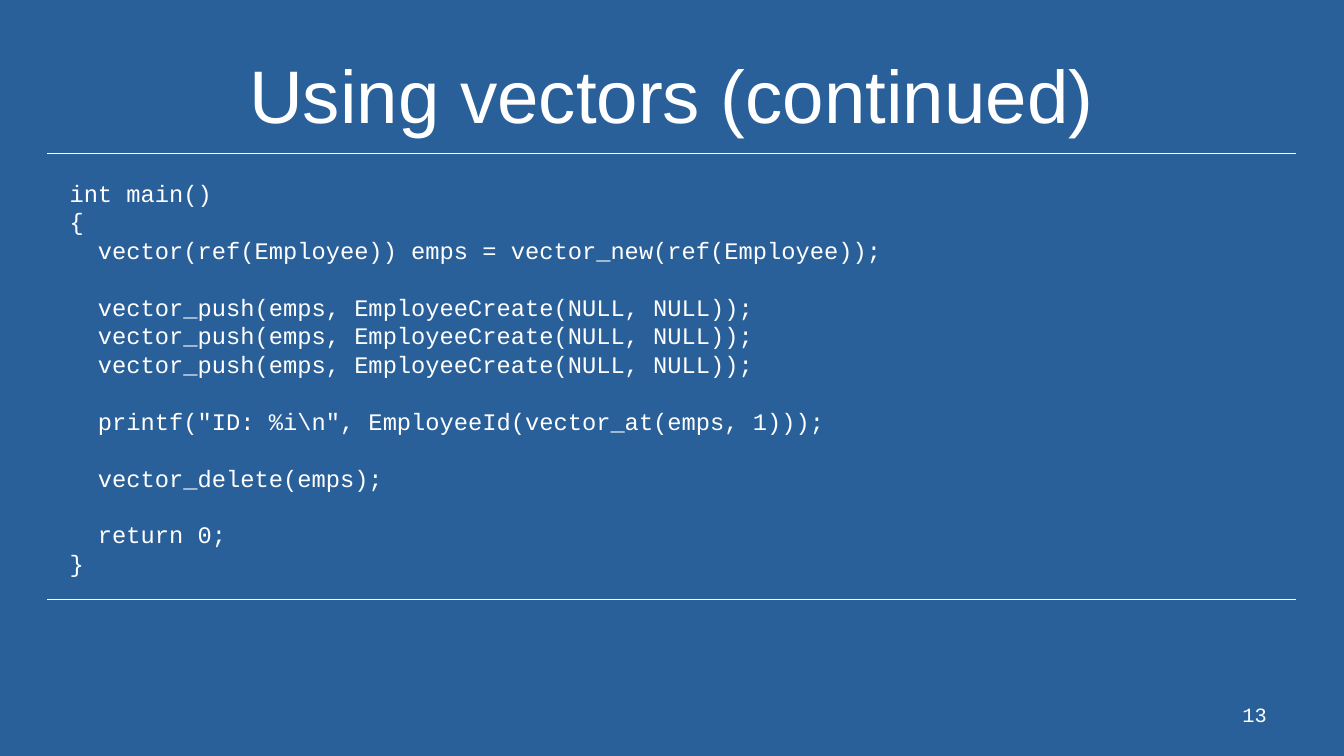
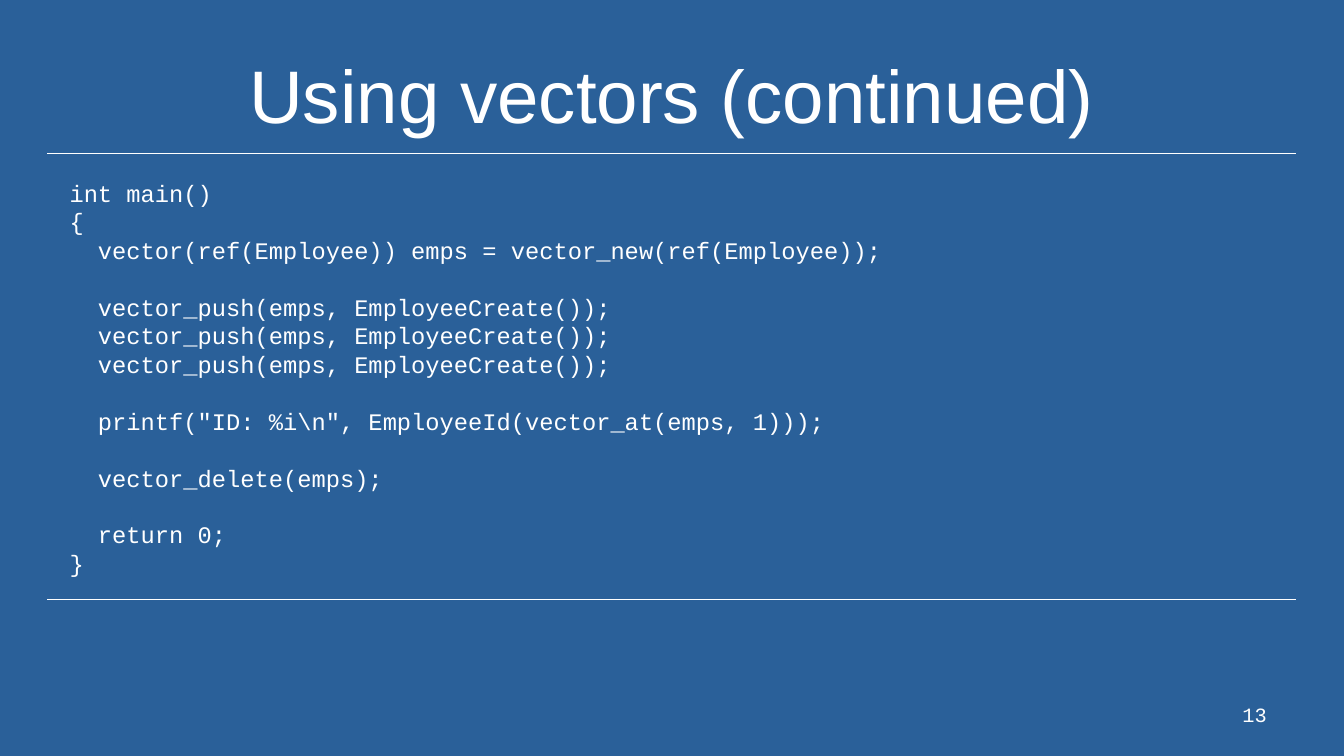
Before and after one commit to osen/stent, a slide deck: slide 13 of doc/libstent-2020.odp. Drawn at 1344x756 pixels with LibreOffice and Linux fonts; fonts in the diff are those of the drawing; background and template pictures are left out. Boxes give left, top, right and bottom in pixels: in the first picture for what was removed or moved away, otherwise in the second. Text is boxed around its words. In the diff, an @@ line names an element or a change of style, - is before the commit and + after.

```diff
--- a/doc/libstent-2020.odp
+++ b/doc/libstent-2020.odp
@@ text at (98, 299, 610, 378): text changed @@
-vector_push(emps, EmployeeCreate(NULL, NULL));
-vector_push(emps, EmployeeCreate(NULL, NULL));
-vector_push(emps, EmployeeCreate(NULL, NULL));
+vector_push(emps, EmployeeCreate());
+vector_push(emps, EmployeeCreate());
+vector_push(emps, EmployeeCreate());
```
Also in this commit, not shown: 1 other slide changed, 1 slide added, 1 other file.
